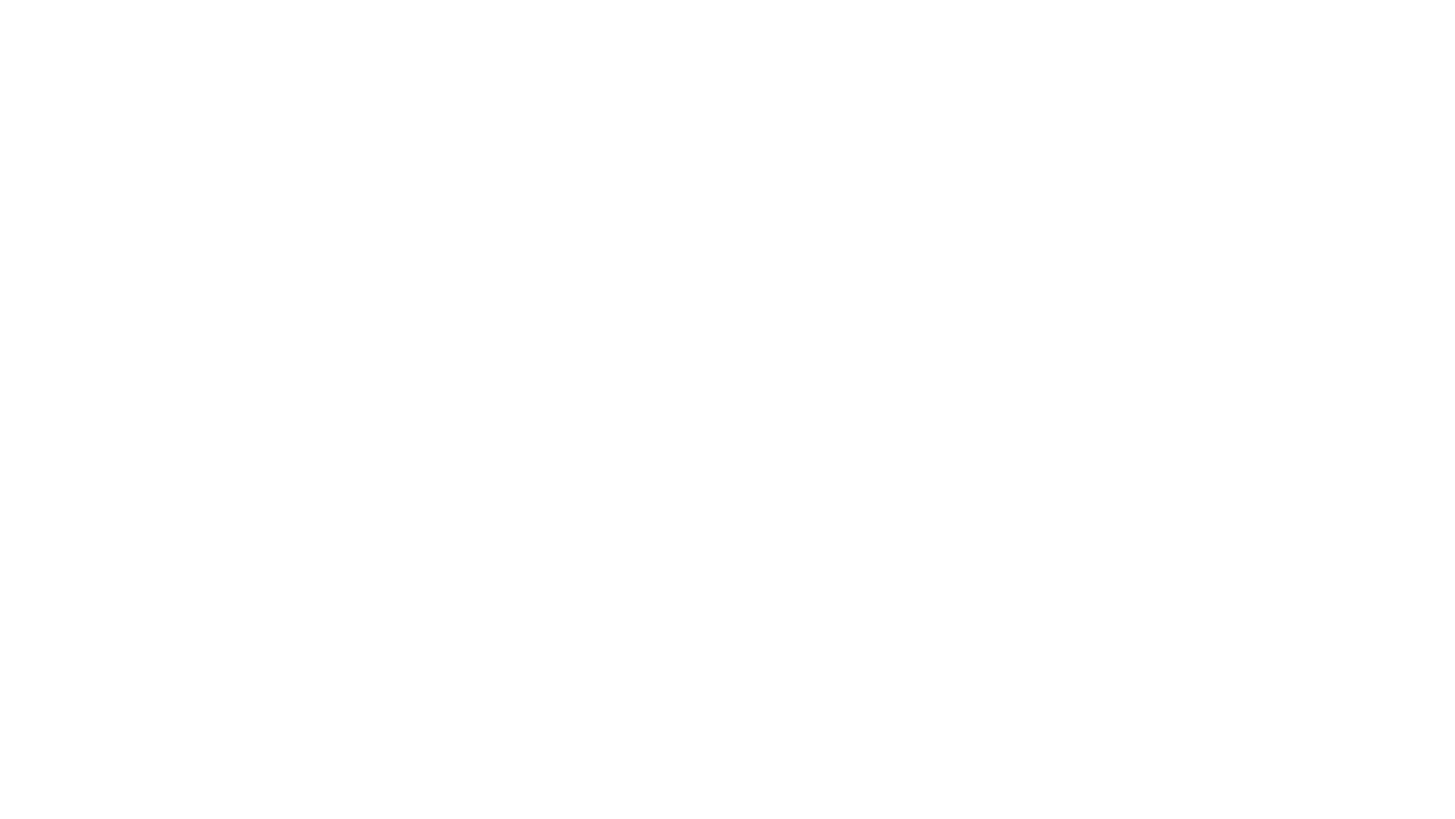
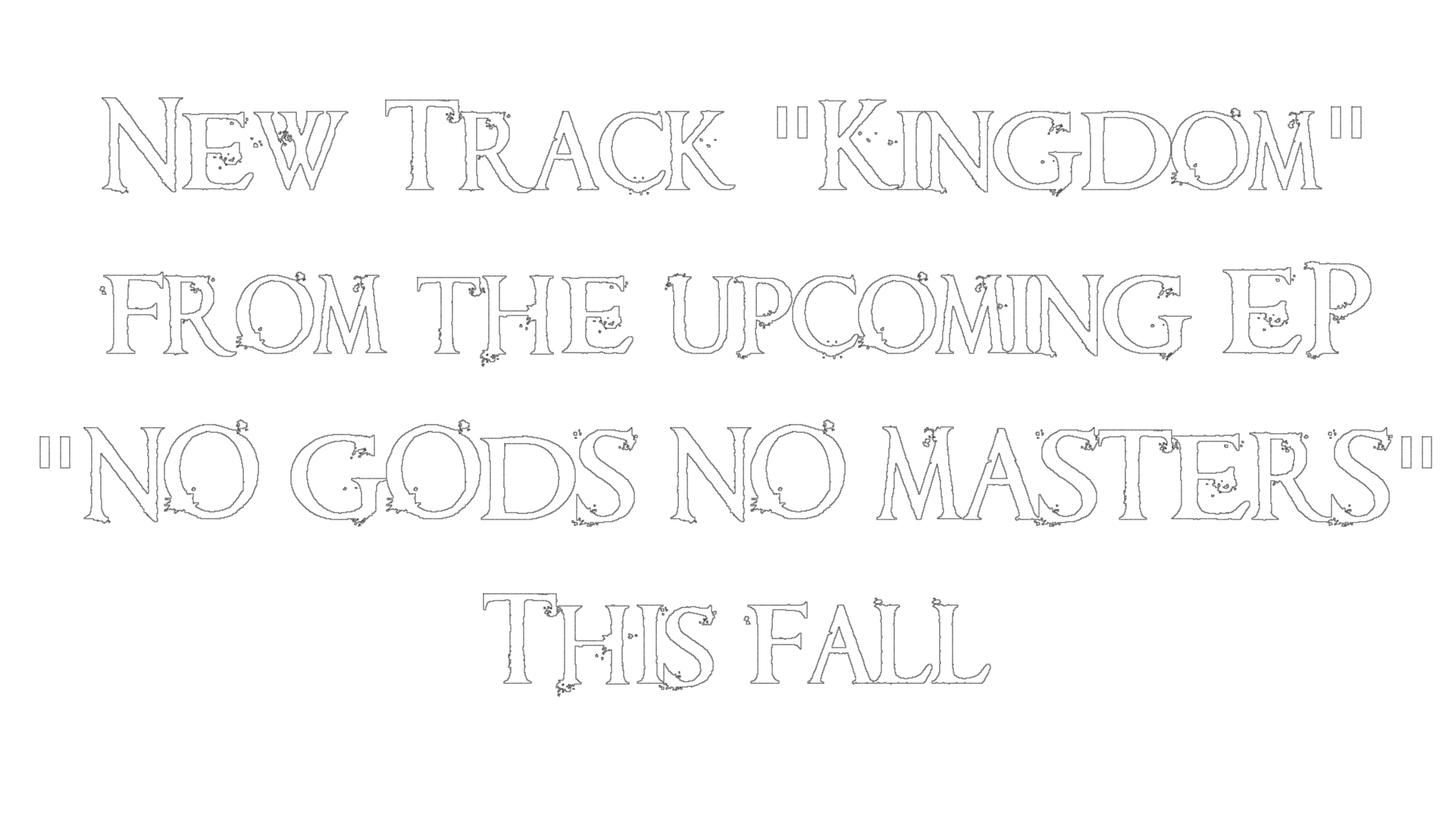
Comparing the layer stacks of the two (1455, 819) images. Changes:
added layer "New Track 'Kingdom' ... #1" above "New Track 'Kingdom' ..." over [39, 97, 1433, 697]
hid "New Track 'King..." over [110, 100, 1350, 681]
